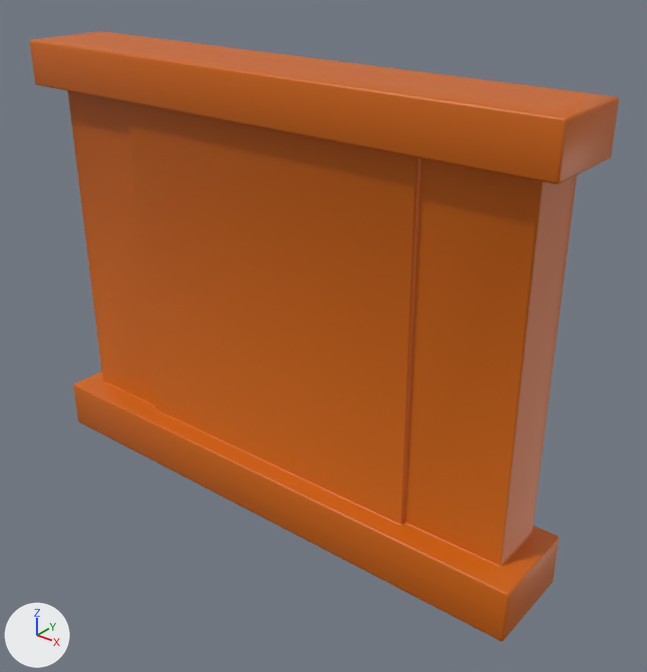
Before and after pictures for a commit that changed the glTF model unity/Assets/Art/EarlyGame/garage-kit/garage-window-frame.glb.
Before and after are seen from a 50 mm lens placed at (1.19, -1.355, 1.282), pointed at (0.095, 0.014, 0.433). The axes (+X, +Y, +Z) are drawn at lower left. The lights are the same throughout. The picture after the commit comes second.

Before the edit, the objects in view are built like this:
```python
me_cube = bpy.data.meshes.new('Cube')
me_cube.from_pydata(...)  # 275 vertices, 546 faces; spans x -0.65..0.65, y -0.13..0.09, z 0.0..1.0
me_cube.materials.append(mat_garage_window_frame_vcol)
ob_outershell = bpy.data.objects.new('OuterShell', me_cube)
ob_outershell.location = (0.0, 0.0, 0.0)
```
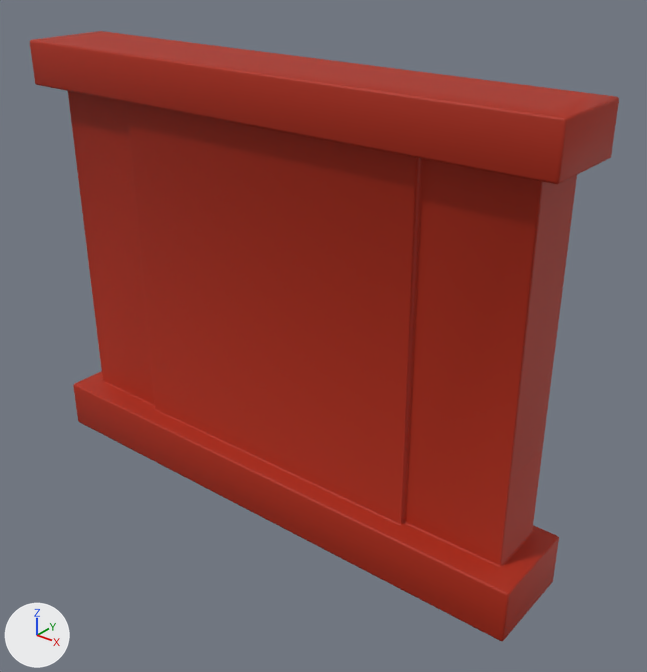
Boxes (x1, y1, x2, y2) around the edits, measured in the pictures (647 x 672 px):
'OuterShell', recoloured (darker): (30, 31, 619, 641) in both

The edits, one by one:
Picture 'garage-window-frame_normal' (img_garage_window_frame_normal) is new.
Picture 'garage-window-frame_roughness' (img_garage_window_frame_roughness) is new.
Picture 'garage-window-frame_albedo' (img_garage_window_frame_albedo) is new.
Material 'WindowFrame' (mat_windowframe) is new.
Uses the picture img_garage_window_frame_albedo.
Uses the picture img_garage_window_frame_normal.
Uses the picture img_garage_window_frame_roughness.
me_cube has 275 vertices, 546 faces and spans x -0.65..0.65, y -0.13..0.09, z 0.0..1.0.
me_cube no longer uses material mat_garage_window_frame_vcol.
me_cube gains material mat_windowframe.
